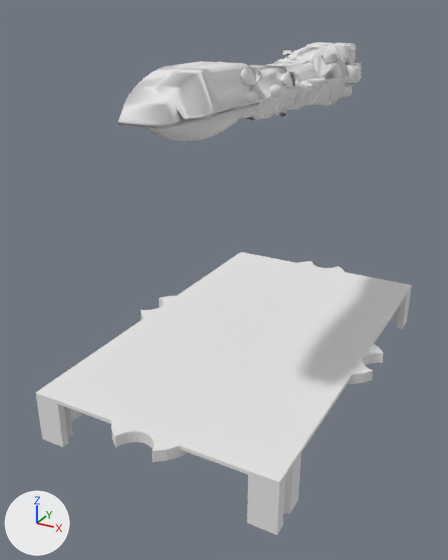
What one commit did to the OBJ model SW_armada/assets/ships/empire/dread/mesh.obj.
Both versions are drawn from a camera (50 mm lens) standing at (2.56, -5.33, 3.69) and looking at (-0.17, -0.36, 1.21). The axes (+X, +Y, +Z) are drawn at lower left. The lights are the same throughout. Where no turn or scale is listed for an object, it has been applied to the vertices. Vertices at the same position are counted once.

The first picture shows 'Base_-_Medium_Plane.007', 'dreadnaught_Group_Global'.
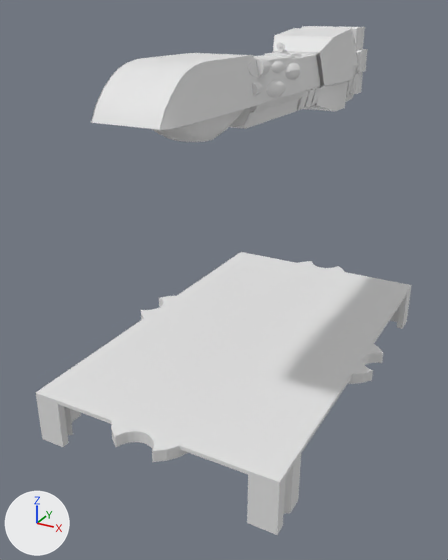
Pixel boxes [x1, y1, x2, y2] of what changed, in the pictures (448 x 560 px):
```json
{"object": "dreadnaught_Group_Global", "change": "reshaped", "before": [118, 42, 362, 142], "after": [91, 26, 368, 142], "on screen": "13% wider, 16% taller"}
{"part": 1, "of": "me_dreadnaught_group_global", "change": "rebuilt", "before": [118, 61, 301, 142], "after": [91, 28, 358, 130], "on screen": "46% wider, 26% taller"}
{"part": 2, "of": "me_dreadnaught_group_global", "change": "deleted", "before": [241, 50, 362, 117]}
{"part": 3, "of": "me_dreadnaught_group_global", "change": "built on", "before": [240, 42, 356, 106], "after": [91, 26, 368, 142]}
```

The change, as JSON lines over the scene's bpy script:
```json
{"block": "me_dreadnaught_group_global", "where": "# used by ob_dreadnaught_group_global; location = (0.0, 0.0, 0.0)"}
{"op": "remove", "block": "me_dreadnaught_group_global", "code": "me_dreadnaught_group_global.from_pydata(...)  # 2531 vertices, 4489 faces; spans x -0.34..0.33, y -1.89..2.03, z 2.67..3.32"}
{"op": "remove", "block": "me_dreadnaught_group_global", "code": "me_dreadnaught_group_global.materials.append(mat_material_001)  # white #e7e7e7"}
{"op": "add", "block": "me_dreadnaught_group_global", "code": "me_dreadnaught_group_global.from_pydata(...)  # 1554 vertices, 2954 faces; spans x -0.39..0.39, y -2.02..2.02, z 2.67..3.49"}
{"block": "me_dreadnaught_group_global", "change": "me_dreadnaught_group_global part 1: the loose piece of 551 vertices spanning x -0.29..0.29, y -1.89..0.38, z 2.74..3.3 is rebuilt with 159 vertices and now spans x -0.39..0.39, y -2.02..1.99, z 2.67..3.48"}
{"block": "me_dreadnaught_group_global", "change": "me_dreadnaught_group_global part 2: 30 loose pieces with 1372 vertices, spanning x -0.34..0.33, y -0.83..2.03, z 2.67..3.32, are deleted"}
{"block": "me_dreadnaught_group_global", "change": "me_dreadnaught_group_global part 3: 2 vertices moved within x 0.0, y 1.97, z 3.25; 606 vertices removed from x -0.31..0.31, y -0.83..2.0, z 2.7..3.32; 1365 vertices added at x -0.39..0.39, y -2.02..2.02, z 2.73..3.49"}
```
